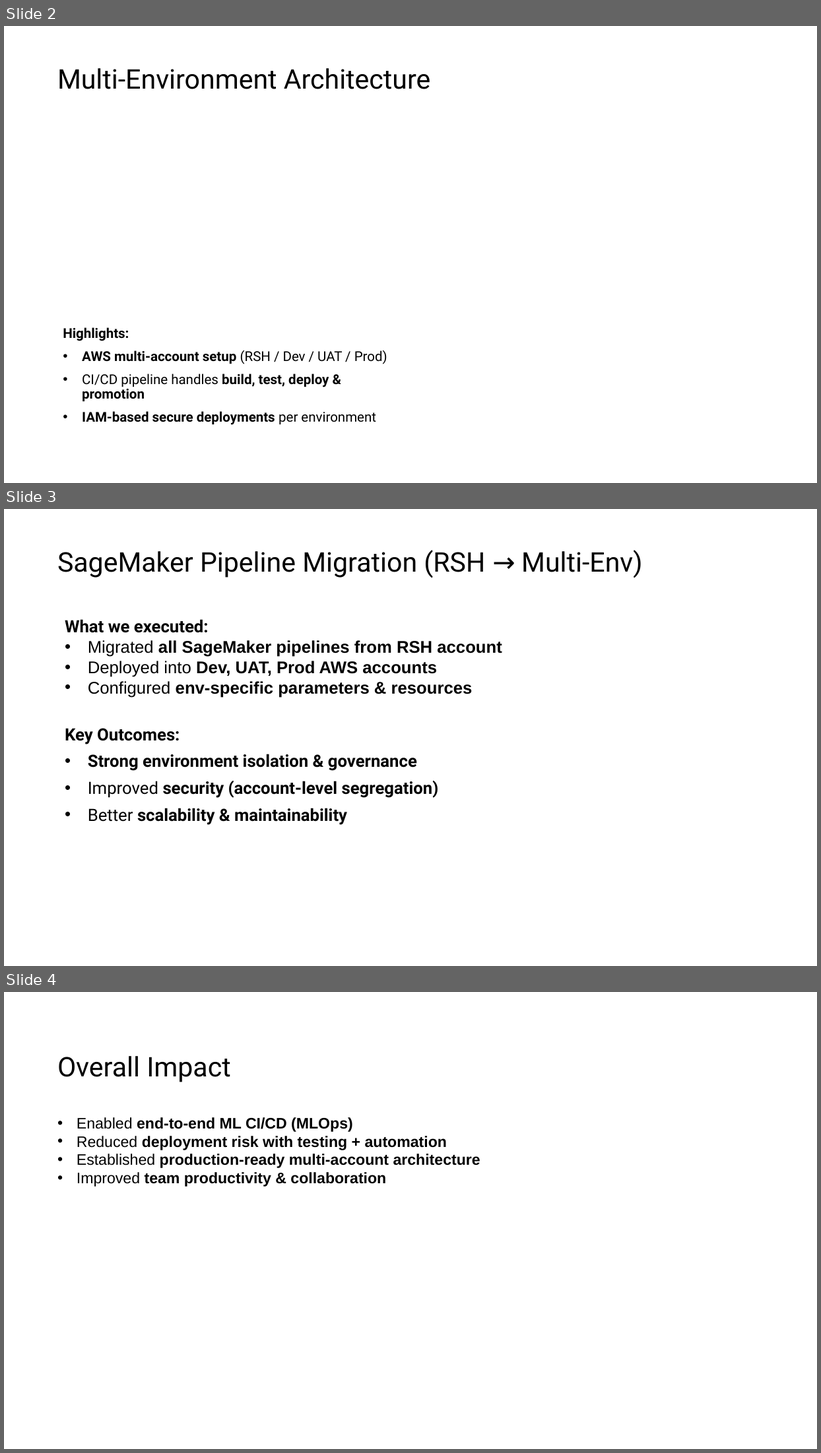
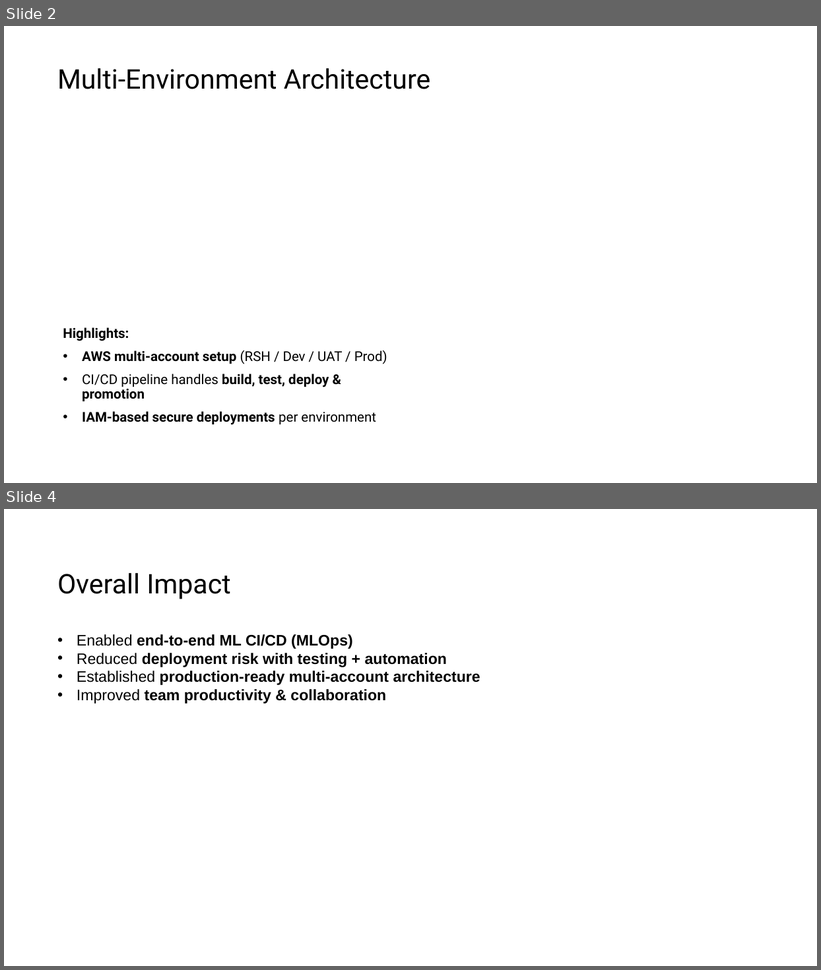
Before and after one commit to kuldeep26/mlops-lab, a slide deck: CI-CD-Demo.pptx. Shown one above the other, each under a label of ours: slides 2, 3 and 4 before the commit, slides 2 and 4 after it; the slides between them are not shown. The pictures are 821x1453 and 821x970 pixels, drawn with LibreOffice and Linux fonts; fonts in the diff are those of the drawing. Boxes give left, top, right and bottom in pixels: in the first picture for what was removed or moved away, otherwise in the second. Text is boxed around its words. In the diff, an @@ line names an element or a change of style, - is before the commit and + after.

```diff
--- a/CI-CD-Demo.pptx
+++ b/CI-CD-Demo.pptx
@@ slide 3 removed at (x1=4, y1=509, x2=817, y2=966), background #FFFFFF @@
@@ title removed at (x1=57, y1=550, x2=642, y2=578) @@
-SageMaker Pipeline Migration (RSH → Multi-Env)
@@ subtitle removed at (x1=65, y1=619, x2=502, y2=825) @@
-What we executed:
-• Migrated all SageMaker pipelines from RSH account
-• Deployed into Dev, UAT, Prod AWS accounts
-• Configured env-specific parameters & resources
-Key Outcomes:
-• Strong environment isolation & governance
-• Improved security (account-level segregation)
-• Better scalability & maintainability
```
Also in this commit, not shown: 1 slide changed, 1 slide added.
